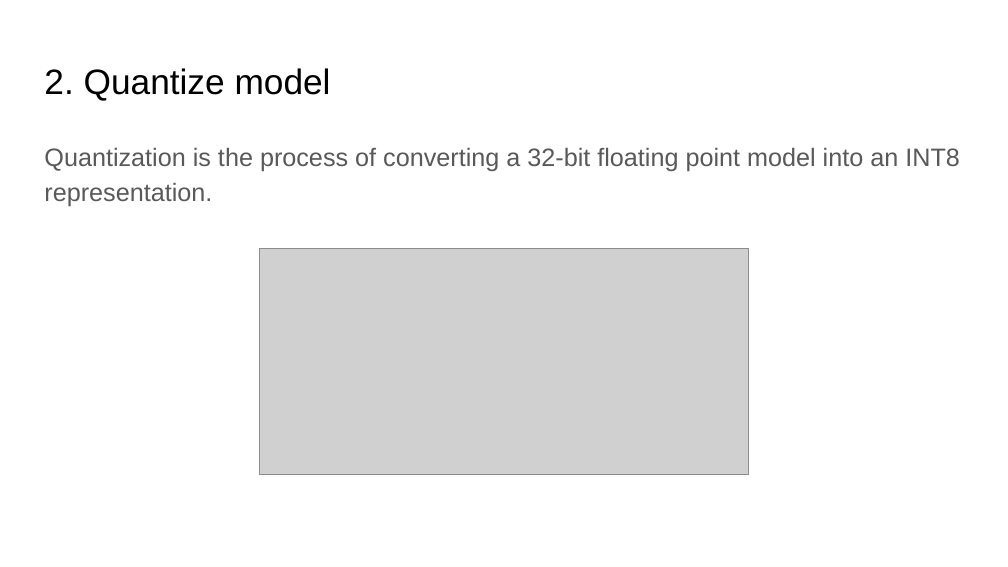
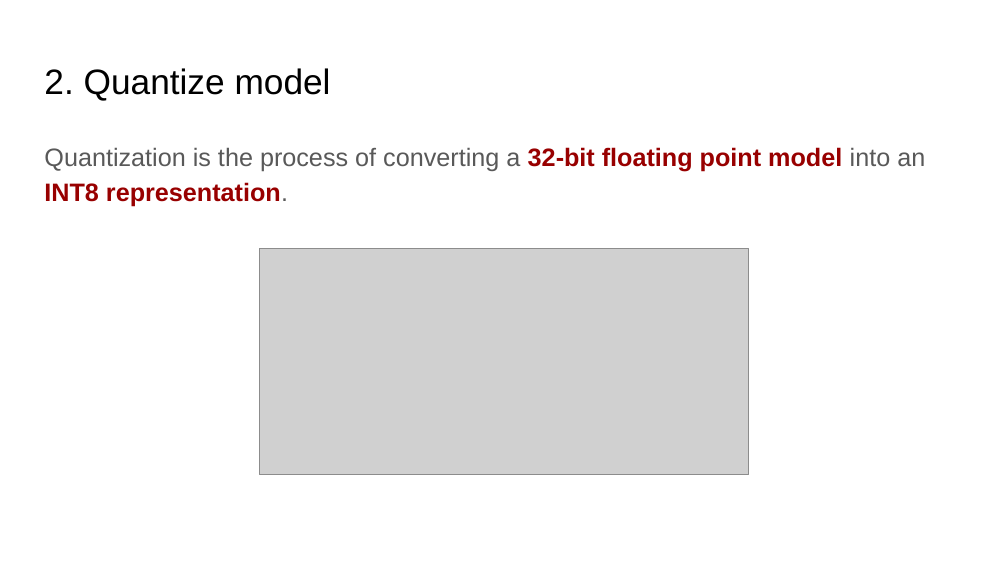
Before and after one commit to mriosrivas/Vitis-AI-Tutorial, a slide deck: slide 38 of presentation/Alveo U200.pptx. Drawn at 1008x567 pixels with LibreOffice and Linux fonts; fonts in the diff are those of the drawing; grey boxes stand for pictures. Boxes give left, top, right and bottom in pixels: in the first picture for what was removed or moved away, otherwise in the second. Text is boxed around its words. In the diff, an @@ line names an element or a change of style, - is before the commit and + after.

```diff
--- a/presentation/Alveo U200.pptx
+++ b/presentation/Alveo U200.pptx
@@ text "Quantization is the process of ..." at bbox=[44, 147, 925, 207]: text colour #595959 to #980000, bold on in "32-bit floating point model INT8 representation." @@
```
Also in this commit, not shown: 2 other slides changed, 3 other files.
